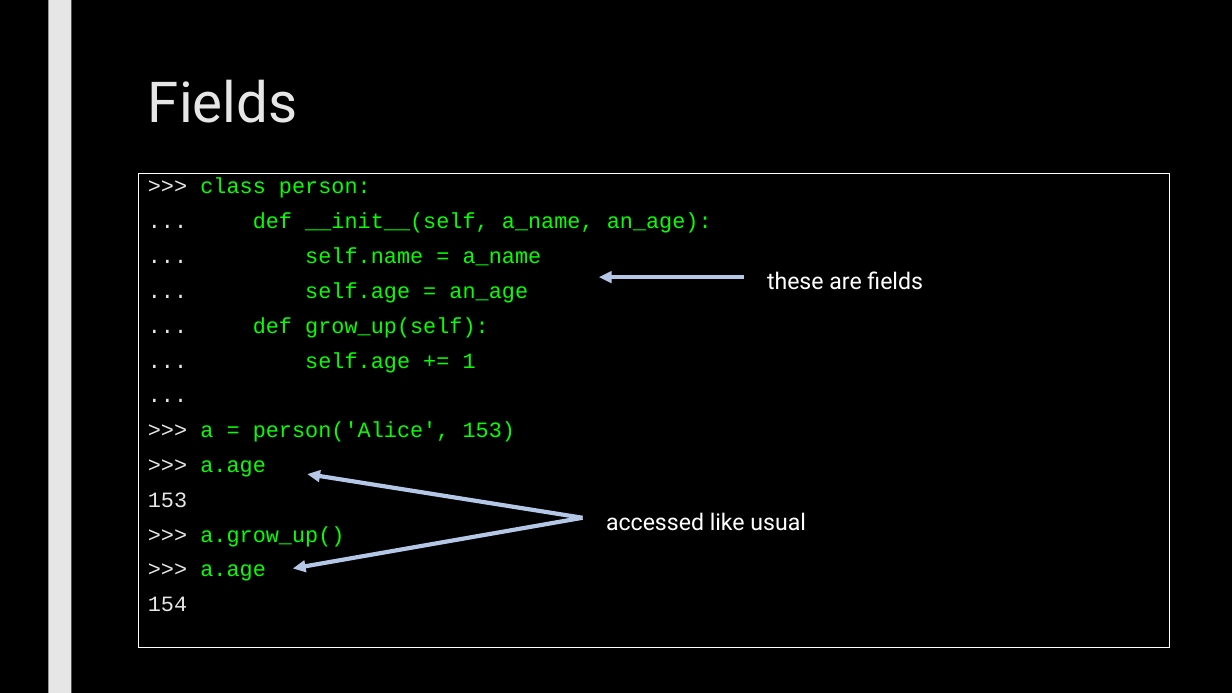
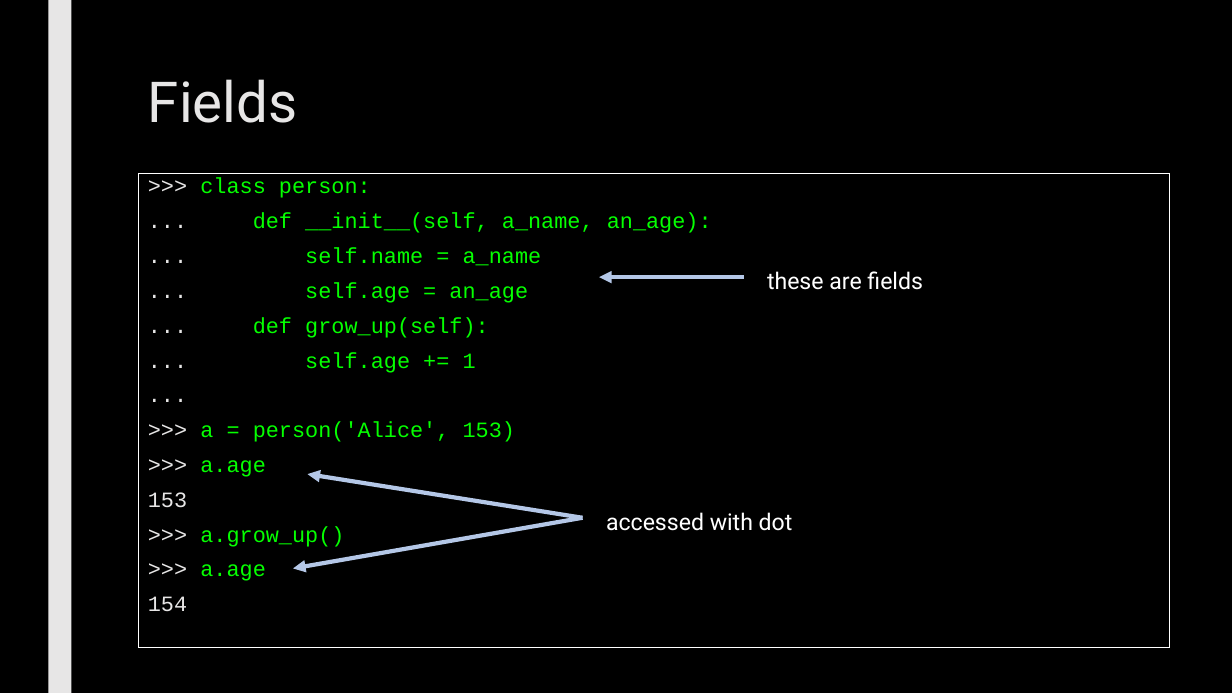
Before and after one commit to max7patek/metaprogramming, a slide deck: slide 9 of slides/00-OOPython.pptx (slide 16 before the commit). Drawn at 1232x693 pixels with LibreOffice and Linux fonts; fonts in the diff are those of the drawing. Boxes give left, top, right and bottom in pixels: in the first picture for what was removed or moved away, otherwise in the second. Text is boxed around its words. In the diff, an @@ line names an element or a change of style, - is before the commit and + after.

```diff
--- a/slides/00-OOPython.pptx
+++ b/slides/00-OOPython.pptx
@@ text at (606,512,793,531): text changed @@
-accessed like usual
+accessed with dot
```
Also in this commit, not shown: 7 other slides changed, 1 slide added, 2 slides removed.
